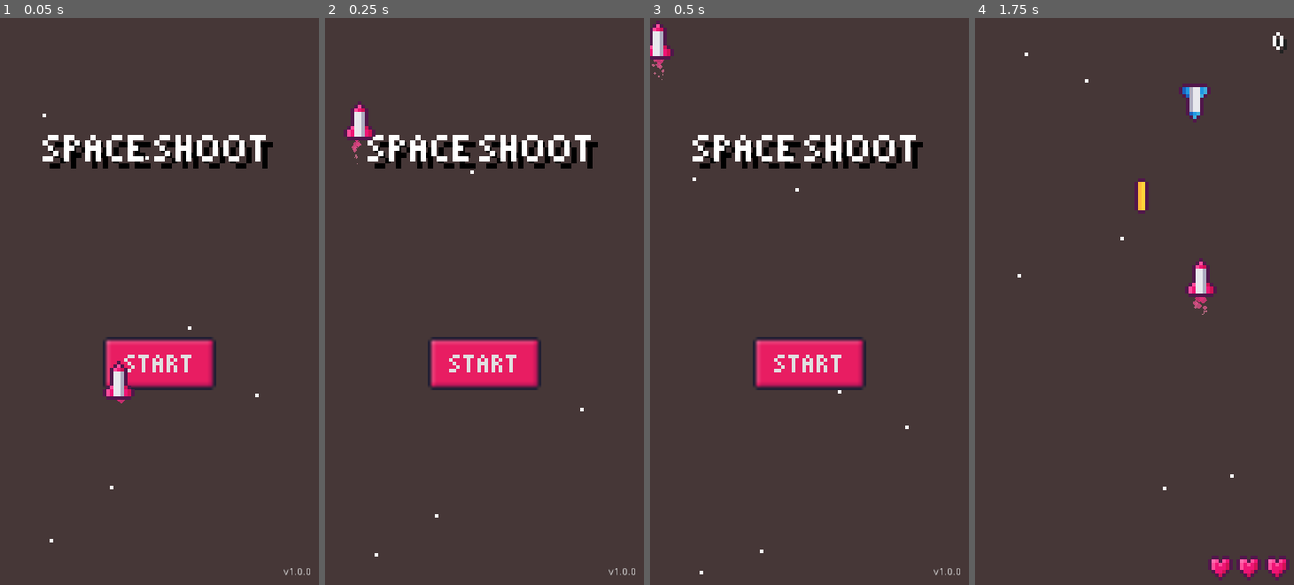
Above: before the commit, frames 1-4 (left to right).
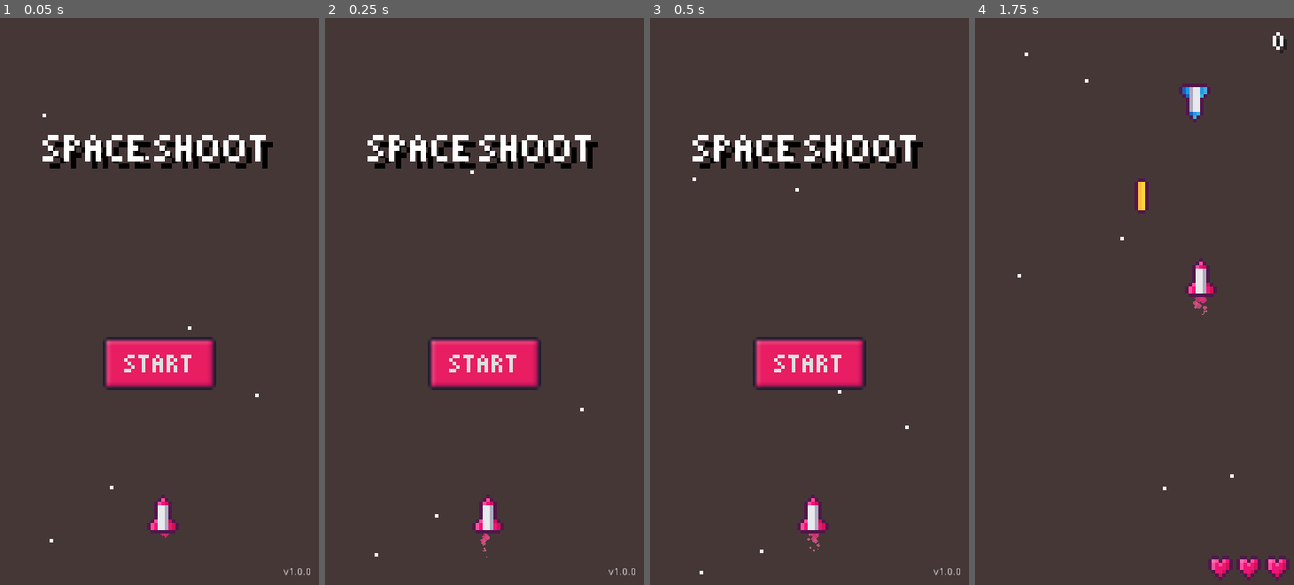
Above: after the commit, the same moments.

Repository: xinyer/game-spaceshooter
Game: Godot game, scene res://scene/Main.tscn
The game is run twice, just before and just after one commit, with the same random seed, the same clock (stepped at 60 frames per second) and the same inputs.
Inputs (mouse positions are in pixels of both pictures, inside the frame that each line leads up to):
- Up to frame 1 (0.05 s): no input
- Up to frame 2 (0.25 s): no input
- Up to frame 3 (0.5 s): no input
- Up to frame 4 (1.75 s): click "START" at 0.5 s; move the mouse to (1204, 273) at 1.27 s; press the mouse at (1204, 273) at 1.28 s

The runs differ from the first frame. In frame 1, 0.8% of the frame differs, in the area x 32-57%, y 60-92%; in frame 2, 0.9%, in the area x 5-57%, y 14-96%; in frame 3, 0.9%; in frame 4, nothing differs.

Commit message:
Add bool to set player can change position

Diff:
--- a/scene/Main.tscn
+++ b/scene/Main.tscn
@@ -23,6 +23,7 @@
 
 [node name="Player" parent="." instance=ExtResource( 2 )]
 position = Vector2( 46, 140 )
+change_position = false
 
 [node name="StartButton" type="Button" parent="."]
 anchor_left = 0.5
--- a/script/Player.gd
+++ b/script/Player.gd
@@ -1,5 +1,6 @@
 extends Sprite
 
+export(bool) var change_position = true
 
 signal node_instance(bullet, pos)
 
@@ -18,20 +19,21 @@
 	pass
 
 func _process(delta):
-	var mouse_position = get_viewport().get_mouse_position()
+	if change_position:
+		var mouse_position = get_viewport().get_mouse_position()
 
-	if mouse_position.x < 0:
-		mouse_position.x = 0
-	elif mouse_position.x > 90:
-		mouse_position.x = 90
+		if mouse_position.x < 0:
+			mouse_position.x = 0
+		elif mouse_position.x > 90:
+			mouse_position.x = 90
 
-	if mouse_position.y < 0:
-		mouse_position.y = 0
-	elif mouse_position.y > 160:
-		mouse_position.y = 160
+		if mouse_position.y < 0:
+			mouse_position.y = 0
+		elif mouse_position.y > 160:
+			mouse_position.y = 160
 
-	global_position.x = lerp(global_position.x, mouse_position.x, 0.1)
-	global_position.y = lerp(global_position.y, mouse_position.y, 0.1)
+		global_position.x = lerp(global_position.x, mouse_position.x, 0.1)
+		global_position.y = lerp(global_position.y, mouse_position.y, 0.1)
 	pass
 
 
